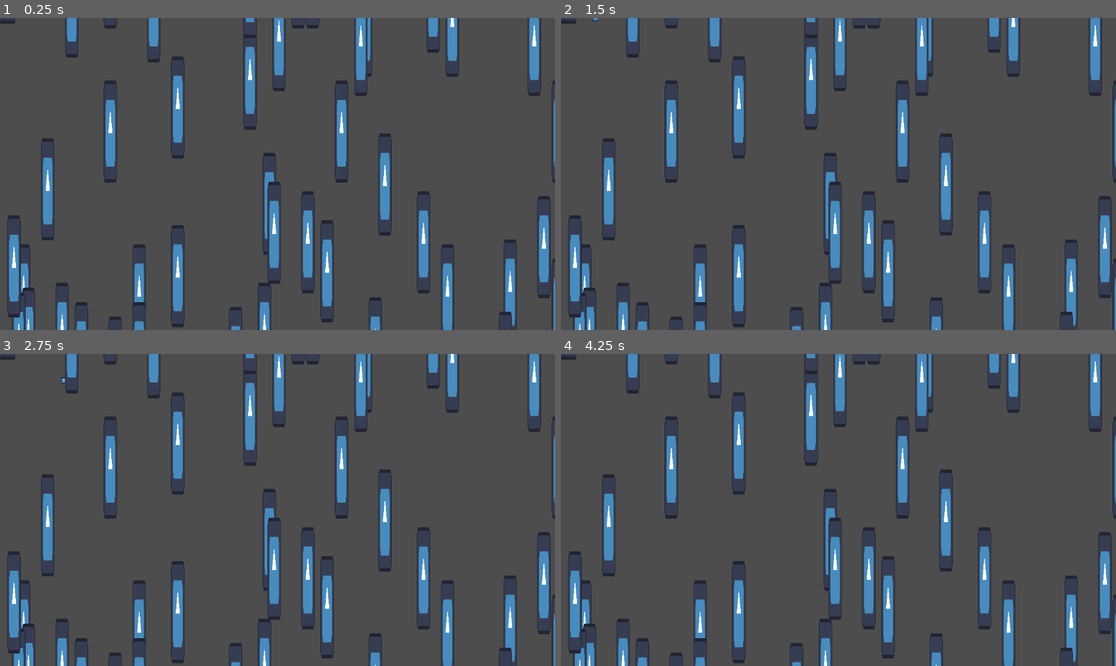
Above: before the commit, frames 1-4 (two rows, left to right).
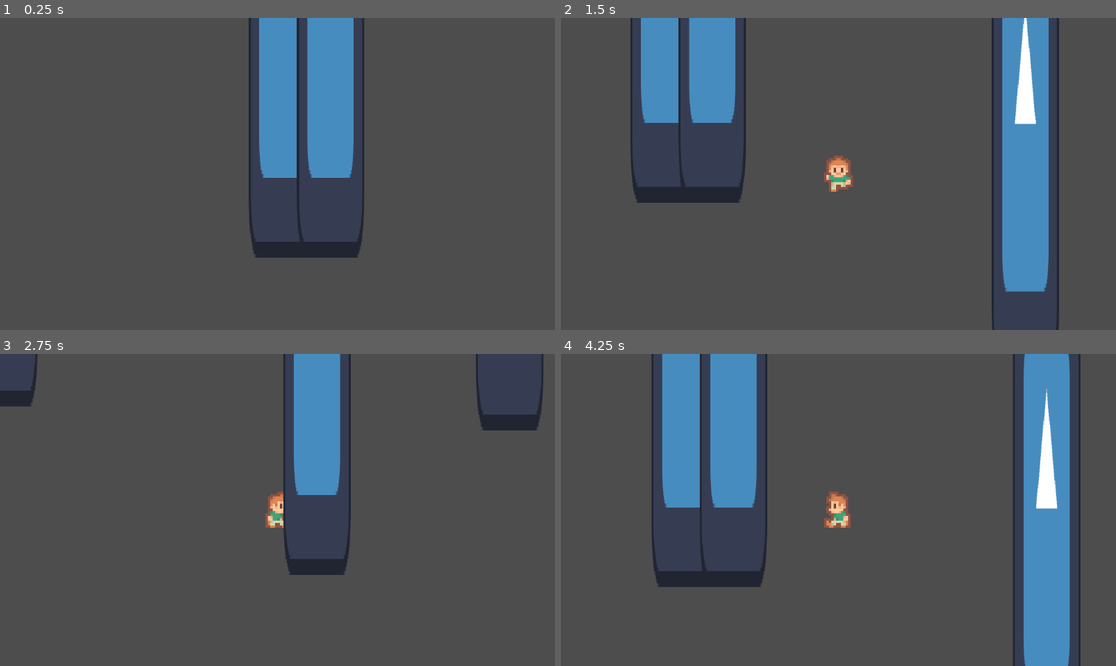
Above: after the commit, the same moments.

Repository: Josh-Farkas/Game-Jam-Z
Game: Godot game, scene res://World/World.tscn
The game is run twice, just before and just after one commit, with the same random seed, the same clock (stepped at 60 frames per second) and the same inputs. The engine's default icon, where the game draws it, is replaced by a stand-in: a white triangle on a blue panel in a dark square.
Inputs:
- Up to frame 1 (0.25 s): no input
- Up to frame 2 (1.5 s): tap Enter at 0.5 s; hold D (right) 0.53-1.28 s; hold S (down) from 1.28 s (still down)
- Up to frame 3 (2.75 s): release S (down) at 2.03 s; hold D (right) from 2.03 s (still down)
- Up to frame 4 (4.25 s): release D (right) at 2.78 s; hold W (up) 2.78-3.53 s; hold A (left) from 3.53 s (still down)

The runs differ from the first frame. In frame 1, 19% of the frame differs, in the area x 0-100%, y 0-100%; in frame 2, 25%; in frame 3, 17%; in frame 4, 28%.

Commit message:
Add player sprites and animations

Diff:
--- a/Player/Player.gd
+++ b/Player/Player.gd
@@ -1,4 +1,6 @@
 extends CharacterBody2D
+
+@onready var animation_tree: AnimationTree = $AnimationTree
 
 const INV_SIZE = 10
 
@@ -6,16 +8,27 @@
 var speed_modifier: int = 1
 var inventory: Array = []
 
+var direction: Vector2 = Vector2.ZERO
+
 func _ready():
 	inventory.resize(INV_SIZE)
-
+	animation_tree.active = true
 
 func _physics_process(delta):
-	var direction = Input.get_vector("left", "right", "up", "down").normalized()
+	direction = Input.get_vector("left", "right", "up", "down").normalized()
 	velocity = direction * speed * speed_modifier
 
 	move_and_slide()
+	update_animation()
 
+func update_animation():
+	if (direction != Vector2.ZERO):
+		animation_tree["parameters/idle/blend_position"] = direction
+		animation_tree["parameters/walk/blend_position"] = direction
 
-func _input(event):
-	pass
+	if (velocity == Vector2.ZERO):
+		animation_tree["parameters/conditions/idle"] = true
+		animation_tree["parameters/conditions/walk"] = false
+	else:
+		animation_tree["parameters/conditions/idle"] = false
+		animation_tree["parameters/conditions/walk"] = true
--- a/Player/Player.tscn
+++ b/Player/Player.tscn
@@ -1,18 +1,273 @@
-[gd_scene load_steps=4 format=3 uid="uid://burikultpcsxt"]
+[gd_scene load_steps=28 format=3 uid="uid://burikultpcsxt"]
 
 [ext_resource type="Script" path="res://Player/Player.gd" id="1_kqll7"]
-[ext_resource type="Texture2D" uid="uid://bu7t1kygcvpki" path="res://icon.svg" id="2_2lak4"]
+[ext_resource type="Texture2D" uid="uid://bm0lgi6tattmu" path="res://Player/Player.png" id="2_mvvfb"]
 
 [sub_resource type="CircleShape2D" id="CircleShape2D_kqsae"]
 radius = 8.0
 
+[sub_resource type="Animation" id="Animation_oh6f3"]
+resource_name = "idle_up"
+length = 0.1
+loop_mode = 1
+tracks/0/type = "value"
+tracks/0/imported = false
+tracks/0/enabled = true
+tracks/0/path = NodePath("Icon:frame")
+tracks/0/interp = 1
+tracks/0/loop_wrap = true
+tracks/0/keys = {
+"times": PackedFloat32Array(0),
+"transitions": PackedFloat32Array(1),
+"update": 1,
+"values": [2]
+}
+
+[sub_resource type="Animation" id="Animation_c8sri"]
+length = 0.001
+tracks/0/type = "value"
+tracks/0/imported = false
+tracks/0/enabled = true
+tracks/0/path = NodePath("Icon:frame")
+tracks/0/interp = 1
+tracks/0/loop_wrap = true
+tracks/0/keys = {
+"times": PackedFloat32Array(0),
+"transitions": PackedFloat32Array(1),
+"update": 1,
+"values": [2]
+}
+
+[sub_resource type="Animation" id="Animation_pbmin"]
+resource_name = "idle_left"
+length = 0.1
+loop_mode = 1
+tracks/0/type = "value"
+tracks/0/imported = false
+tracks/0/enabled = true
+tracks/0/path = NodePath("Icon:frame")
+tracks/0/interp = 1
+tracks/0/loop_wrap = true
+tracks/0/keys = {
+"times": PackedFloat32Array(0),
+"transitions": PackedFloat32Array(1),
+"update": 1,
+"values": [0]
+}
+
+[sub_resource type="Animation" id="Animation_a6ge6"]
+resource_name = "idle_down"
+length = 0.1
+loop_mode = 1
+tracks/0/type = "value"
+tracks/0/imported = false
+tracks/0/enabled = true
+tracks/0/path = NodePath("Icon:frame")
+tracks/0/interp = 1
+tracks/0/loop_wrap = true
+tracks/0/keys = {
+"times": PackedFloat32Array(0),
+"transitions": PackedFloat32Array(1),
+"update": 1,
+"values": [1]
+}
+
+[sub_resource type="Animation" id="Animation_q0hxp"]
+resource_name = "idle_right"
+length = 0.1
+loop_mode = 1
+tracks/0/type = "value"
+tracks/0/imported = false
+tracks/0/enabled = true
+tracks/0/path = NodePath("Icon:frame")
+tracks/0/interp = 1
+tracks/0/loop_wrap = true
+tracks/0/keys = {
+"times": PackedFloat32Array(0),
+"transitions": PackedFloat32Array(1),
+"update": 1,
+"values": [3]
+}
+
+[sub_resource type="Animation" id="Animation_tyn05"]
+resource_name = "walk_up"
+length = 0.2
+loop_mode = 1
+tracks/0/type = "value"
+tracks/0/imported = false
+tracks/0/enabled = true
+tracks/0/path = NodePath("Icon:frame")
+tracks/0/interp = 1
+tracks/0/loop_wrap = true
+tracks/0/keys = {
+"times": PackedFloat32Array(0, 0.1),
+"transitions": PackedFloat32Array(1, 1),
+"update": 1,
+"values": [6, 10]
+}
+
+[sub_resource type="Animation" id="Animation_mmcjm"]
+resource_name = "walk_left"
+length = 0.2
+loop_mode = 1
+tracks/0/type = "value"
+tracks/0/imported = false
+tracks/0/enabled = true
+tracks/0/path = NodePath("Icon:frame")
+tracks/0/interp = 1
+tracks/0/loop_wrap = true
+tracks/0/keys = {
+"times": PackedFloat32Array(0, 0.1),
+"transitions": PackedFloat32Array(1, 1),
+"update": 1,
+"values": [4, 8]
+}
+
+[sub_resource type="Animation" id="Animation_wwb38"]
+resource_name = "walk_down"
+length = 0.2
+loop_mode = 1
+tracks/0/type = "value"
+tracks/0/imported = false
+tracks/0/enabled = true
+tracks/0/path = NodePath("Icon:frame")
+tracks/0/interp = 1
+tracks/0/loop_wrap = true
+tracks/0/keys = {
+"times": PackedFloat32Array(0, 0.1),
+"transitions": PackedFloat32Array(1, 1),
+"update": 1,
+"values": [5, 9]
+}
+
+[sub_resource type="Animation" id="Animation_fry14"]
+resource_name = "walk_right"
+length = 0.2
+loop_mode = 1
+tracks/0/type = "value"
+tracks/0/imported = false
+tracks/0/enabled = true
+tracks/0/path = NodePath("Icon:frame")
+tracks/0/interp = 1
+tracks/0/loop_wrap = true
+tracks/0/keys = {
+"times": PackedFloat32Array(0, 0.1),
+"transitions": PackedFloat32Array(1, 1),
+"update": 1,
+"values": [7, 11]
+}
+
+[sub_resource type="AnimationLibrary" id="AnimationLibrary_mwybl"]
+_data = {
+"RESET": SubResource("Animation_c8sri"),
+"idle_down": SubResource("Animation_a6ge6"),
+"idle_left": SubResource("Animation_pbmin"),
+"idle_right": SubResource("Animation_q0hxp"),
+"idle_up": SubResource("Animation_oh6f3"),
+"walk_down": SubResource("Animation_wwb38"),
+"walk_left": SubResource("Animation_mmcjm"),
+"walk_right": SubResource("Animation_fry14"),
+"walk_up": SubResource("Animation_tyn05")
+}
+
+[sub_resource type="AnimationNodeAnimation" id="AnimationNodeAnimation_ky81i"]
+animation = &"idle_left"
+
+[sub_resource type="AnimationNodeAnimation" id="AnimationNodeAnimation_1piae"]
+animation = &"idle_down"
+
+[sub_resource type="AnimationNodeAnimation" id="AnimationNodeAnimation_0bvkk"]
+animation = &"idle_right"
+
+[sub_resource type="AnimationNodeAnimation" id="AnimationNodeAnimation_67ix6"]
+animation = &"idle_up"
+
+[sub_resource type="AnimationNodeBlendSpace2D" id="AnimationNodeBlendSpace2D_n3poo"]
+blend_point_0/node = SubResource("AnimationNodeAnimation_ky81i")
+blend_point_0/pos = Vector2(-1, 0)
+blend_point_1/node = SubResource("AnimationNodeAnimation_1piae")
+blend_point_1/pos = Vector2(0, 1)
+blend_point_2/node = SubResource("AnimationNodeAnimation_0bvkk")
+blend_point_2/pos = Vector2(1, 0)
+blend_point_3/node = SubResource("AnimationNodeAnimation_67ix6")
+blend_point_3/pos = Vector2(0, -1.1)
+min_space = Vector2(-1, -1.1)
+blend_mode = 1
+
+[sub_resource type="AnimationNodeAnimation" id="AnimationNodeAnimation_2u2gq"]
+animation = &"walk_left"
+
+[sub_resource type="AnimationNodeAnimation" id="AnimationNodeAnimation_3x0pb"]
+animation = &"walk_down"
+
+[sub_resource type="AnimationNodeAnimation" id="AnimationNodeAnimation_hyexm"]
+animation = &"walk_right"
+
+[sub_resource type="AnimationNodeAnimation" id="AnimationNodeAnimation_nyc3o"]
+animation = &"walk_up"
+
+[sub_resource type="AnimationNodeBlendSpace2D" id="AnimationNodeBlendSpace2D_uc5p7"]
+blend_point_0/node = SubResource("AnimationNodeAnimation_2u2gq")
+blend_point_0/pos = Vector2(-1, 0)
+blend_point_1/node = SubResource("AnimationNodeAnimation_3x0pb")
+blend_point_1/pos = Vector2(0, 1.1)
+blend_point_2/node = SubResource("AnimationNodeAnimation_hyexm")
+blend_point_2/pos = Vector2(1, 0)
+blend_point_3/node = SubResource("AnimationNodeAnimation_nyc3o")
+blend_point_3/pos = Vector2(0, -1.1)
+min_space = Vector2(-1, -1.1)
+max_space = Vector2(1, 1.1)
+blend_mode = 1
+
+[sub_resource type="AnimationNodeStateMachineTransition" id="AnimationNodeStateMachineTransition_w1uy6"]
+advance_mode = 2
+
+[sub_resource type="AnimationNodeStateMachineTransition" id="AnimationNodeStateMachineTransition_yej3m"]
+advance_mode = 2
+advance_condition = &"walk"
+
+[sub_resource type="AnimationNodeStateMachineTransition" id="AnimationNodeStateMachineTransition_lgdbr"]
+advance_mode = 2
+advance_condition = &"idle"
+
+[sub_resource type="AnimationNodeStateMachine" id="AnimationNodeStateMachine_o50qw"]
+states/End/position = Vector2(702, 113)
+states/Start/position = Vector2(209, 113)
+states/idle/node = SubResource("AnimationNodeBlendSpace2D_n3poo")
+states/idle/position = Vector2(358, 113)
+states/walk/node = SubResource("AnimationNodeBlendSpace2D_uc5p7")
+states/walk/position = Vector2(527, 113)
+transitions = ["Start", "idle", SubResource("AnimationNodeStateMachineTransition_w1uy6"), "idle", "walk", SubResource("AnimationNodeStateMachineTransition_yej3m"), "walk", "idle", SubResource("AnimationNodeStateMachineTransition_lgdbr")]
+graph_offset = Vector2(12, 32)
+
 [node name="Player" type="CharacterBody2D"]
 script = ExtResource("1_kqll7")
 
 [node name="Icon" type="Sprite2D" parent="."]
 position = Vector2(0, 1.90735e-06)
-scale = Vector2(0.105469, 0.105469)
-texture = ExtResource("2_2lak4")
+texture = ExtResource("2_mvvfb")
+hframes = 4
+vframes = 3
+frame = 2
 
 [node name="CollisionShape2D" type="CollisionShape2D" parent="."]
 shape = SubResource("CircleShape2D_kqsae")
+
+[node name="AnimationPlayer" type="AnimationPlayer" parent="."]
+libraries = {
+"": SubResource("AnimationLibrary_mwybl")
+}
+
+[node name="AnimationTree" type="AnimationTree" parent="."]
+libraries = {
+"": SubResource("AnimationLibrary_mwybl")
+}
+tree_root = SubResource("AnimationNodeStateMachine_o50qw")
+anim_player = NodePath("../AnimationPlayer")
+parameters/conditions/idle = false
+parameters/conditions/walk = false
+parameters/idle/blend_position = Vector2(0, 0)
+parameters/walk/blend_position = Vector2(0, 0)
+
+[node name="Camera2D" type="Camera2D" parent="."]
+zoom = Vector2(5, 5)
Binary file added: Player/Player.png
Not shown, added: Player/Player.png.import
